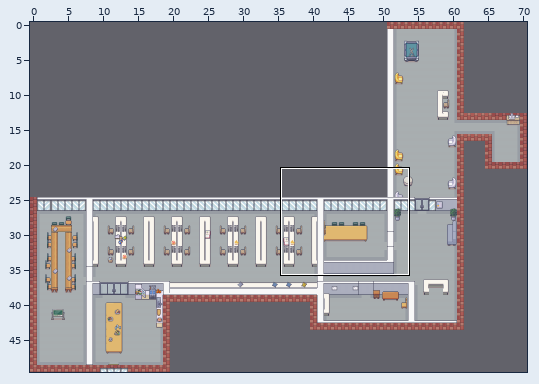
An edit to a level. Tiled map, merc/map/PHL_MER.tmx. The picture above shows the old version from afar; the outline marks the close-up.
Close-up. First the earlier version:
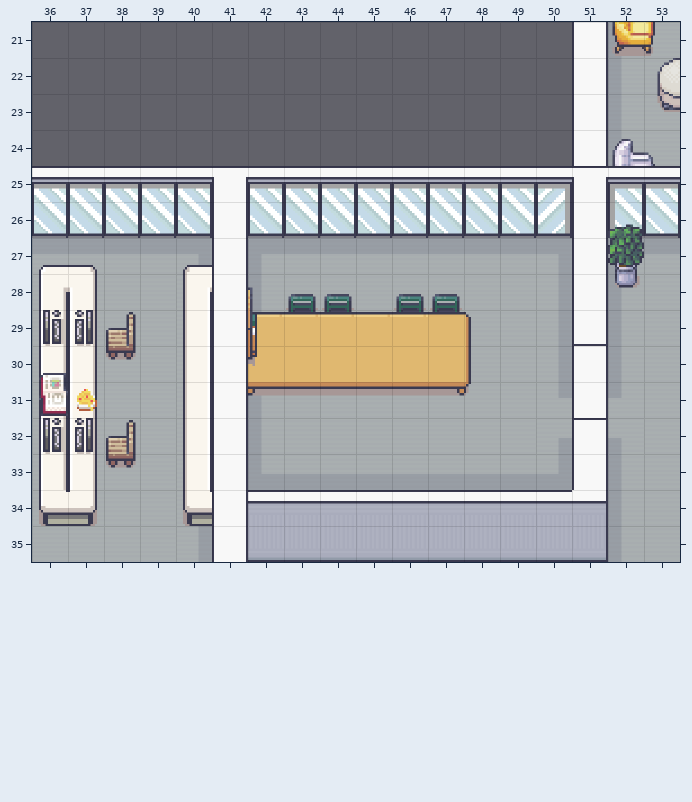
Cells are 48x48 px. Shown: x 36..53, y 21..35. The commit also changed other parts of the map, which this record leaves out.
New version:
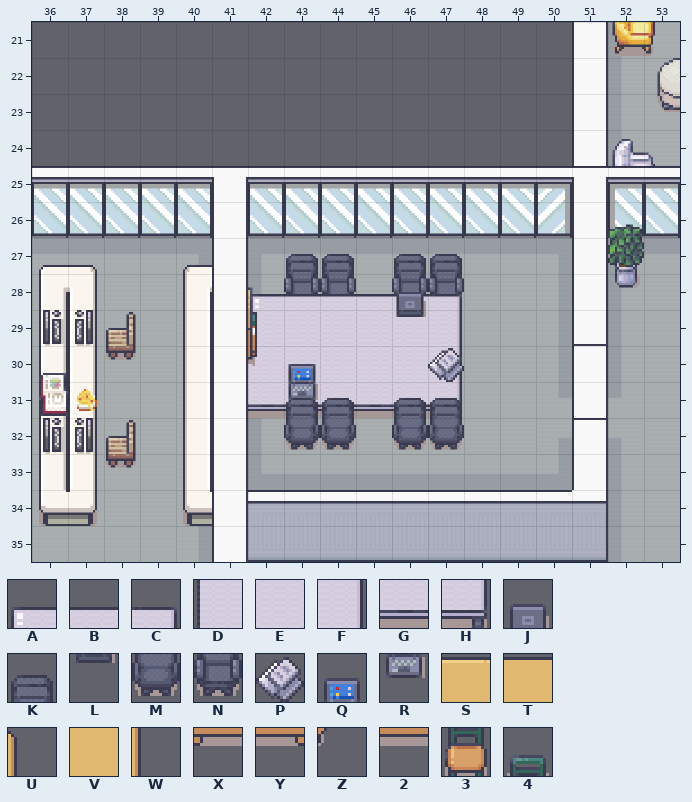
Key: from "bureau": A 70, B 71, C 72, D 86, E 87, F 88, G 103, H 104, J 122, K 130, L 138, M 145, N 146, P 241, Q 286, R 302; from "tuile": S 166, T 167, U 168, V 182, W 184, X 198, Y 199, Z 200, 2 201, 3 576, 4 608.
_ is an empty cell.
Diff:
Layer "Meuble_B":
y 28: x 43..44 __ -> NN; x 46..47 __ -> NN
y 29: x 43..44 33 -> __; x 46..47 33 -> __
y 30: x 47 _ -> H
y 31: x 42..47 ______ -> GGGGGH
y 32: x 43..44 __ -> MM; x 46..47 __ -> MM
Layer "Meuble_H":
y 27: x 43..44 __ -> KK; x 46..47 __ -> KK
y 28: x 42..47 _44_44 -> ABBBBC
y 29: x 42..48 SSSSSTU -> DEEEEF_
y 30: x 42..48 VVVVVVW -> EEEEEF_
y 31: x 42..48 X2222YZ -> _KK_KK_
Layer "Meuble_T":
y 28: x 46 _ -> J
y 29: x 46 _ -> L
y 30: x 43 _ -> Q; x 47 _ -> P
y 31: x 43 _ -> R
Changed places in both close-ups, as pixel boxes (x1, y1, x2, y2):
changed: (248, 254, 471, 450)
